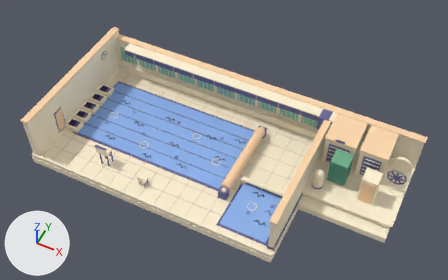
The glTF model assets/machines/piscine.glb: old version first, new version second.
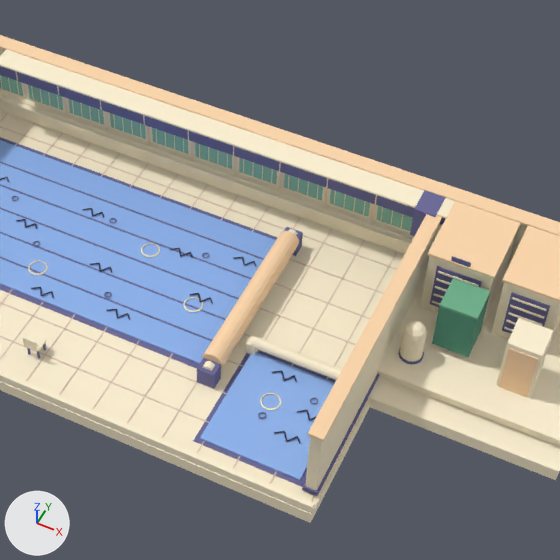
Each version is shown whole from a camera (50 mm lens) standing at (2.38, -4.21, 5.74) and looking at (0.25, 0.06, 0.4), then close up on the part from 28% to 86% of the width and 7% to 100% of the height. The lights are fixed; the arrows at lower left show +X, +Y and +Z. The last two pictures show the newer version. Where no turn or scale is listed for an object, it has been applied to the vertices. Vertices at exactly the same position are counted once.

Objects in the first close-up: 'piscine_cream', 'piscine_dark', 'piscine_eau', 'piscine_joint', 'piscine_peach', 'piscine_sage', 'piscine_steel', 'piscine_vert', 'piscine_vitre_vert' and 4 more.
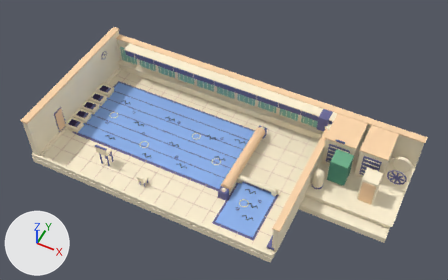
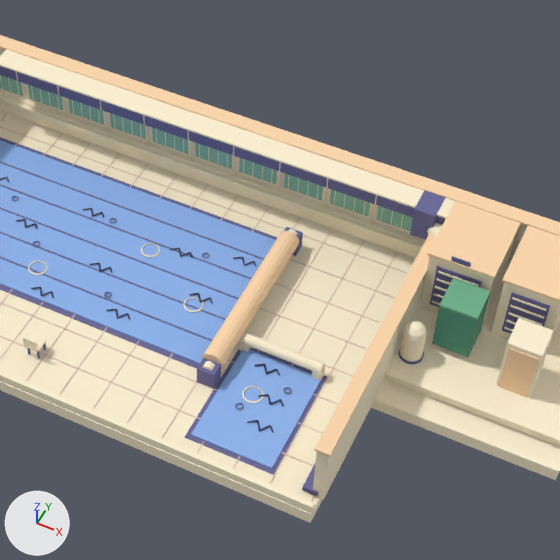
What differs and where, as boxes (x1, y1, x2, y2) in the close-ups (560 x 560 px; the box of a moved part takes in the faces that stretch with it):
'piscine_eau', reshaped
    before: (0, 140, 335, 481)
    after: (0, 140, 321, 469)
'piscine_peach', reshaped
    before: (0, 35, 560, 441)
    after: (0, 35, 560, 457)
part 1 of me_cube, moved or reshaped
    before: (251, 336, 342, 380)
    after: (244, 334, 325, 372)
part 2 of me_cube, moved or reshaped
    before: (246, 336, 258, 355)
    after: (239, 333, 251, 352)
part 3 of me_cube, moved or reshaped (not visible before)
    after: (312, 365, 326, 380)
part 4 of me_cube, moved or reshaped
    before: (305, 226, 438, 497)
    after: (313, 274, 426, 500)
part 5 of me_cube_042, moved or reshaped
    before: (272, 370, 317, 443)
    after: (247, 364, 284, 432)
part 6 of me_cube_030, moved or reshaped
    before: (200, 352, 335, 481)
    after: (191, 349, 321, 469)
part 7 of me_cylinder_001, moved or reshaped
    before: (308, 214, 442, 441)
    after: (314, 232, 434, 457)
part 8 of me_cube_029, moved or reshaped
    before: (193, 350, 336, 487)
    after: (184, 347, 327, 475)
part 9 of me_cube_029, moved or reshaped
    before: (258, 412, 266, 419)
    after: (235, 403, 244, 409)
part 10 of me_cube_029, moved or reshaped
    before: (310, 398, 318, 404)
    after: (283, 387, 292, 394)

Patch to the scene script:
```diff
--- a/assets/machines/piscine.glb.py
+++ b/assets/machines/piscine.glb.py
@@ me_cube @@
 me_cube.from_pydata(...)  # 1164 vertices, 1852 faces; spans x -1.58..2.58, y -0.95..0.95, z -0.04..0.65
 # used by ob_piscine_cream; location = (-0.25, 0.0, 0.04)
+# me_cube part 1: the loose piece of 24 vertices spanning x 0.87..1.45, y -0.21..-0.15, z 0.1..0.16 is scaled about its middle by (0.759, 1, 1), then moved by (-0.11, 0.0, 0.0)
+# me_cube part 2: the loose piece of 8 vertices spanning x 0.85..0.89, y -0.21..-0.15, z 0.05..0.13 is moved by (-0.04, 0.0, 0.0)
+# me_cube part 3: the loose piece of 8 vertices spanning x 1.38..1.43, y -0.21..-0.15, z 0.05..0.13 is moved by (-0.16, 0.0, 0.0)
+# me_cube part 4: the loose piece of 8 vertices spanning x 1.47..1.53, y -0.85..0.85, z 0.04..0.54 is scaled about its middle by (1, 1, 0.8), then moved by (0.04, 0.0, -0.05)
 me_cube.materials.append(mat_cream)
@@ me_cube_042 @@
 # used by ob_piscine_dark; location = (-1.62, -0.33, 0.169)
-me_cube_042.from_pydata(...)  # 552 vertices, 892 faces; spans x -0.06..2.76, y -0.31..0.73, z -0.06..0.0
+me_cube_042.from_pydata(...)  # 554 vertices, 892 faces; spans x -0.06..2.56, y -0.31..0.73, z -0.06..0.0
+# me_cube_042 part 5: 90 vertices moved from x 2.4..2.76, y -0.31..0.08, z -0.06..-0.05 to x 2.3..2.56, y -0.31..0.08, z -0.06..-0.05; 28 vertices removed from x 2.61..2.76, y -0.31..-0.09, z -0.06..-0.05; 30 vertices added at x 2.4..2.56, y -0.31..-0.09, z -0.06..-0.05
 me_cube_042.materials.append(mat_dark)
@@ me_cube_030 @@
 # used by ob_piscine_eau; location = (-0.55, 0.1, 0.098)
-me_cube_030.from_pydata(...)  # 16 vertices, 24 faces; spans x -1.02..1.73, y -0.91..0.49, z -0.01..0.01
+me_cube_030.from_pydata(...)  # 16 vertices, 24 faces; spans x -1.02..1.58, y -0.91..0.49, z -0.01..0.01
+# me_cube_030 part 6: the loose piece of 8 vertices spanning x 1.18..1.73, y -0.91..-0.29, z -0.01..0.01 is scaled about its middle by (0.818, 1, 1), then moved by (-0.1, 0.0, 0.0)
 me_cube_030.materials.append(mat_eau)
@@ me_cylinder_001 @@
 me_cylinder_001.from_pydata(...)  # 88 vertices, 144 faces; spans x -2.34..1.84, y -1.0..0.88, z -0.06..0.51
 # used by ob_piscine_peach; location = (0.5, 0.065, 0.2)
+# me_cylinder_001 part 7: the loose piece of 8 vertices spanning x 0.71..0.79, y -0.93..0.8, z 0.38..0.39 is moved by (0.04, 0.0, -0.1)
 me_cylinder_001.materials.append(mat_peach)
@@ me_cube_029 @@
 me_cube_029.from_pydata(...)  # 752 vertices, 1368 faces; spans x -1.16..2.84, y -0.96..0.8, z -0.01..0.58
 # used by ob_piscine_steel; location = (-0.55, 0.1, 0.092)
+# me_cube_029 part 8: the loose piece of 8 vertices spanning x 1.15..1.75, y -0.94..-0.27, z 0.0 is scaled about its middle by (0.833, 1, 1), then moved by (-0.1, 0.0, 0.0)
+# me_cube_029 part 9: the loose piece of 30 vertices spanning x 1.38..1.42, y -0.67..-0.63, z 0.02 is moved by (-0.13, 0.0, 0.0)
+# me_cube_029 part 10: the loose piece of 30 vertices spanning x 1.58..1.62, y -0.47..-0.43, z 0.02 is moved by (-0.15, 0.0, 0.0)
 me_cube_029.materials.append(mat_steel)
```
